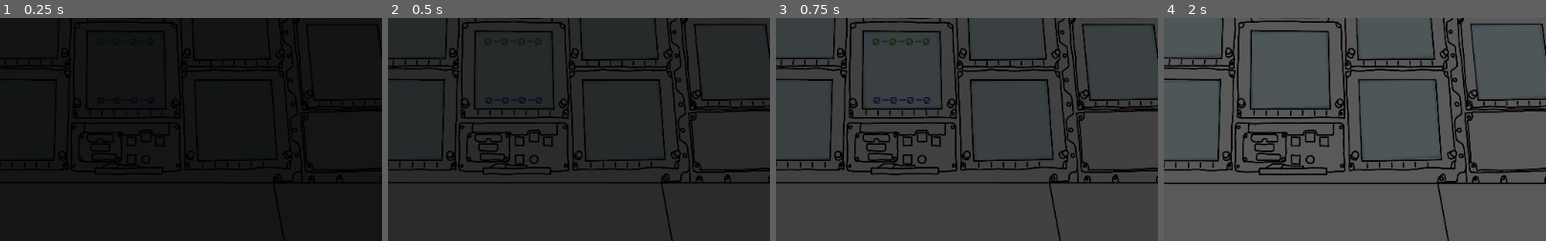
Above: before the commit, frames 1-4 (left to right).
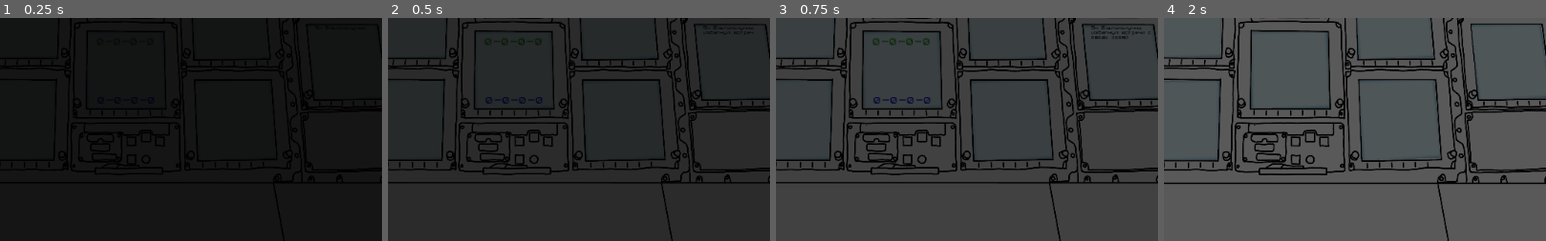
Above: after the commit, the same moments.

Repository: s3775599/BITS-clone
Game: Godot game, scene res://Scenes/Main.tscn
The game is run twice, just before and just after one commit, with the same random seed, the same clock (stepped at 60 frames per second) and the same inputs. This scene is started directly instead of the project's main scene.
Inputs (mouse positions are % of the whole screen's width and height, from its top left):
- Up to frame 1 (0.25 s): no input
- Up to frame 2 (0.5 s): no input
- Up to frame 3 (0.75 s): move the mouse to (72, 45) at 0.52 s; click (72, 45) at 0.67 s
- Up to frame 4 (2 s): move the mouse to (30, 55) at 1.27 s; hold Down (ui_down) from 1.28 s (still down); click (30, 55) at 1.42 s
The pictures show only the part of the screen within x 34-84%, y 16-66%; the shares and areas given below are measured in that part.

The runs differ from the first frame. In frame 2, less than 0.1% of the frame differs, in the area x 83-96%, y 3-8%; in frame 3, 0.2%, in the area x 82-98%, y 3-10%; in frame 4, nothing differs.

Commit message:
Main background extra effects
Scrolling text

Diff:
--- a/NightwatchDialogueSystem/Scenes/BackgroundMain.tscn
+++ b/NightwatchDialogueSystem/Scenes/BackgroundMain.tscn
@@ -1,18 +1,25 @@
-[gd_scene load_steps=7 format=2]
+[gd_scene load_steps=9 format=2]
 
 [ext_resource path="res://GFX/console.png" type="Texture" id=1]
 [ext_resource path="res://GFX/glassPanel.png" type="Texture" id=2]
 [ext_resource path="res://GFX/Fonts/PxPlus_IBM_CGAthin.ttf" type="DynamicFontData" id=3]
 
-[sub_resource type="DynamicFont" id=2]
+[sub_resource type="DynamicFont" id=1]
 size = 10
 use_filter = true
 font_data = ExtResource( 3 )
 
-[sub_resource type="Theme" id=3]
-default_font = SubResource( 2 )
+[sub_resource type="Theme" id=2]
+default_font = SubResource( 1 )
 
-[sub_resource type="RectangleShape2D" id=1]
+[sub_resource type="DynamicFont" id=3]
+size = 4
+font_data = ExtResource( 3 )
+
+[sub_resource type="Theme" id=4]
+default_font = SubResource( 3 )
+
+[sub_resource type="RectangleShape2D" id=5]
 extents = Vector2( 513.56, 301.349 )
 
 [node name="BackgroundMain" type="Area2D"]
@@ -62,7 +69,7 @@
 margin_top = 8.51566
 margin_right = 85.4276
 margin_bottom = 58.5157
-theme = SubResource( 3 )
+theme = SubResource( 2 )
 custom_colors/default_color = Color( 0.0235294, 0.560784, 0, 1 )
 bbcode_enabled = true
 bbcode_text = "0-0-0-0"
@@ -74,7 +81,7 @@
 margin_top = 81.6099
 margin_right = 85.5993
 margin_bottom = 91.6099
-theme = SubResource( 3 )
+theme = SubResource( 2 )
 custom_colors/default_color = Color( 0.00784314, 0, 0.823529, 1 )
 bbcode_enabled = true
 bbcode_text = "0-0-0-0"
@@ -102,6 +109,16 @@
 polygon = PoolVector2Array( 10.4435, 8.12536, 10.4737, 7.8744, 93.7848, 8.09399, 94.0873, 8.1881, 105.674, 99.1286, 105.492, 99.3168, 19.1264, 100.666, 18.9449, 100.477 )
 uv = PoolVector2Array( 0.25, 3.75, 4, 0.25, 95.25, 0.25, 99.75, 4.25, 99.75, 95.75, 95.25, 100, 4.25, 100, 0.25, 95.25 )
 
+[node name="RussianText" type="RichTextLabel" parent="BackgroundWallpaper/RightLeftGlass"]
+margin_left = 20.0
+margin_top = 9.0
+margin_right = 100.0
+margin_bottom = 101.0
+theme = SubResource( 4 )
+custom_colors/default_color = Color( 0, 0, 0, 1 )
+bbcode_enabled = true
+scroll_active = false
+
 [node name="RightRightGlass" type="Polygon2D" parent="BackgroundWallpaper"]
 position = Vector2( 1356.8, -774.669 )
 scale = Vector2( 5.53465, 4.54078 )
--- a/NightwatchDialogueSystem/Scenes/Control.tscn
+++ /dev/null
@@ -1,9 +0,0 @@
-[gd_scene load_steps=2 format=2]
-
-[ext_resource path="res://Scenes/JohnConsole.tscn" type="PackedScene" id=1]
-
-[node name="Control" type="Node"]
-
-[node name="Area2D" type="Area2D" parent="."]
-
-[node name="JohnConsole" parent="Area2D" instance=ExtResource( 1 )]
--- a/NightwatchDialogueSystem/Scenes/Intro.tscn
+++ b/NightwatchDialogueSystem/Scenes/Intro.tscn
@@ -64,7 +64,7 @@
 "times": PoolRealArray( 0, 2 ),
 "transitions": PoolRealArray( 1, 1 ),
 "update": 0,
-"values": [ Color( 1, 1, 1, 1 ), Color( 0, 0, 0, 1 ) ]
+"values": [ Color( 0.27451, 0.27451, 0.27451, 1 ), Color( 0, 0, 0, 1 ) ]
 }
 tracks/1/type = "value"
 tracks/1/path = NodePath("Crew/JohnConsole:modulate")
@@ -76,7 +76,7 @@
 "times": PoolRealArray( 0, 2 ),
 "transitions": PoolRealArray( 1, 1 ),
 "update": 0,
-"values": [ Color( 1, 1, 1, 1 ), Color( 0, 0, 0, 1 ) ]
+"values": [ Color( 0.27451, 0.27451, 0.27451, 1 ), Color( 0, 0, 0, 1 ) ]
 }
 tracks/2/type = "value"
 tracks/2/path = NodePath("Crew/BarryConsole:modulate")
@@ -88,7 +88,7 @@
 "times": PoolRealArray( 0, 2 ),
 "transitions": PoolRealArray( 1, 1 ),
 "update": 0,
-"values": [ Color( 1, 1, 1, 1 ), Color( 0, 0, 0, 1 ) ]
+"values": [ Color( 0.27451, 0.27451, 0.27451, 1 ), Color( 0, 0, 0, 1 ) ]
 }
 
 [sub_resource type="Animation" id=3]
@@ -138,6 +138,7 @@
 
 [node name="BackgroundIntro" parent="." instance=ExtResource( 2 )]
 editor/display_folded = true
+modulate = Color( 0, 0, 0, 1 )
 
 [node name="BackgroundWallpaper" parent="BackgroundIntro" index="0"]
 editor/display_folded = true
@@ -147,19 +148,18 @@
 margin_bottom = 40.0
 
 [node name="BarryPopup" parent="Popups" instance=ExtResource( 3 )]
-visible = false
 
 [node name="JohnPopup" parent="Popups" instance=ExtResource( 4 )]
-visible = false
 
 [node name="PlayerPopup" parent="Popups" instance=ExtResource( 5 )]
-visible = false
 
 [node name="Crew" type="Node2D" parent="."]
 
 [node name="JohnConsole" parent="Crew" instance=ExtResource( 6 )]
+modulate = Color( 0, 0, 0, 1 )
 
 [node name="BarryConsole" parent="Crew" instance=ExtResource( 7 )]
+modulate = Color( 0, 0, 0, 1 )
 
 [node name="JohnClose" parent="Crew" instance=ExtResource( 8 )]
 
--- a/NightwatchDialogueSystem/Scenes/Main.tscn
+++ b/NightwatchDialogueSystem/Scenes/Main.tscn
@@ -60,7 +60,6 @@
 [node name="JohnPopup" parent="Popups" instance=ExtResource( 4 )]
 
 [node name="PlayerPopup" parent="Popups" instance=ExtResource( 5 )]
-visible = false
 
 [node name="Crew" type="Node2D" parent="."]
 
--- a/NightwatchDialogueSystem/Scenes/PlayerPopup.tscn
+++ b/NightwatchDialogueSystem/Scenes/PlayerPopup.tscn
@@ -13,7 +13,6 @@
 default_font = SubResource( 1 )
 
 [node name="PlayerPopup" type="Popup"]
-visible = true
 anchor_left = 0.5
 anchor_top = 1.0
 anchor_right = 0.5
@@ -37,6 +36,7 @@
 self_modulate = Color( 0.235294, 0.235294, 0.235294, 1 )
 margin_right = 460.0
 margin_bottom = 350.0
+grow_vertical = 0
 size_flags_horizontal = 3
 size_flags_vertical = 3
 texture = ExtResource( 3 )
--- /dev/null
+++ b/NightwatchDialogueSystem/Scenes/TypewriterText.tscn
@@ -0,0 +1,6 @@
+[gd_scene load_steps=2 format=2]
+
+[ext_resource path="res://Scripts/TypewriterText.gd" type="Script" id=1]
+
+[node name="TypewriterText" type="Node"]
+script = ExtResource( 1 )
--- a/NightwatchDialogueSystem/Scenes/test.tscn
+++ /dev/null
@@ -1,16 +0,0 @@
-[gd_scene load_steps=3 format=2]
-
-[ext_resource path="res://Main.gd" type="Script" id=1]
-[ext_resource path="res://Scenes/JohnConsole.tscn" type="PackedScene" id=2]
-
-[node name="Main" type="Control"]
-anchor_right = 1.0
-anchor_bottom = 1.0
-mouse_filter = 1
-script = ExtResource( 1 )
-
-[node name="Node2D" type="Node2D" parent="."]
-
-[node name="JohnConsole" parent="Node2D" instance=ExtResource( 2 )]
-[connection signal="input_event" from="Node2D/JohnConsole" to="." method="_on_JohnConsole_input_event"]
-[connection signal="mouse_entered" from="Node2D/JohnConsole" to="." method="_on_JohnConsole_mouse_entered"]
--- a/NightwatchDialogueSystem/Scripts/DialoguePopup.gd
+++ b/NightwatchDialogueSystem/Scripts/DialoguePopup.gd
@@ -107,11 +107,11 @@
 				if Global.player_popup.visible:
 					$VBoxContainer.rect_size = Vector2(460, 300)
 				else:
-					$VBoxContainer.rect_size = Vector2(460, 320)
+					$VBoxContainer.rect_size = Vector2(460, 340)
 				button3.visible = true
 				if n > 4:
 					if Global.player_popup.visible:
-						$VBoxContainer.rect_size = Vector2(460, 340)
+						$VBoxContainer.rect_size = Vector2(460, 360)
 					else:
 						$VBoxContainer.rect_size = Vector2(460, 360)
 					button4.visible = true
--- a/NightwatchDialogueSystem/Scripts/Main.gd
+++ b/NightwatchDialogueSystem/Scripts/Main.gd
@@ -22,6 +22,7 @@
 	Global.intro = false
 	Global.can_click = true
 	$AnimationPlayer.play('FadeIn')
+	play_russian_text()
 
 
 # This function updates every frame
@@ -192,3 +193,30 @@
 			Global.hide_john()
 		Global.show_barry()
 		$Popups/BarryPopup.set_text(barry_dialogue.barry_dialogues("1"))
+
+func play_russian_text():
+	var node = $BackgroundMain/BackgroundWallpaper/RightLeftGlass/RussianText
+	var russian_text = ["Он благополучно избегнул встречи с своею хозяйкой на лестнице. Каморка его приходилась под самою кровлей высокого пятиэтажного дома и походила более на шкаф, чем на квартиру. Квартирная же хозяйка его, у которой он нанимал эту каморку с обедом и прислугой", "помещалась одною лестницей ниже, в отдельной квартире, и каждый раз, при выходе на улицу, ему непременно надо было проходить мимо хозяйкиной кухни, почти всегда настежь отворенной на лестницу. И каждый раз молодой человек, проходя мимо, чувствовал какое-то болезненное и", "трусливое ощущение, которого стыдился и от которого морщился. Он был должен кругом хозяйке и боялся с нею встретиться. Не то чтоб он был так труслив и забит, совсем даже напротив; но с некоторого времени он был в раздражительном и напряженном состоянии, похожем на ипохондрию."]
+#	var text = "Он благополучно избегнул встречи с своею хозяйкой на лестнице. Каморка его приходилась под самою кровлей высокого пятиэтажного дома и походила более на шкаф, чем на квартиру. Квартирная же хозяйка его, у которой он нанимал эту каморку с обедом и прислугой"
+	while true:
+		for text in russian_text:
+			background_text_display(text, node)
+			t.set_wait_time(5)
+			t.set_one_shot(true)
+			self.add_child(t)
+			t.start()
+			yield(t, "timeout")
+
+
+func background_text_display(text, display_node):
+	$BackgroundMain/BackgroundWallpaper/RightLeftGlass/RussianText.bbcode_text = String("")
+	#create a timer to print text like a typewriter
+	var t = Timer.new()
+	t.set_wait_time(.005)
+	t.set_one_shot(true)
+	self.add_child(t)
+	for letter in text:
+		t.start()
+		print(letter)
+		display_node.bbcode_text += String(letter)
+		yield(t, "timeout")
--- /dev/null
+++ b/NightwatchDialogueSystem/Scripts/TypewriterText.gd
@@ -0,0 +1,25 @@
+extends Node
+
+"""
+The following function is code adapted from:
+
+	Godotengine.org. (2017).
+	Writing to screen one letter at a time like a typewriter? - Godot Engine - Q&A. [online]
+	Available at: https://godotengine.org/qa/17327/writing-to-screen-one-letter-at-a-time-like-a-typewriter
+	[Accessed 19 Oct. 2019].
+
+"""
+func typewriter_text(display_text):
+	# Create a timer to print text like a typewriter
+	var t = Timer.new()
+	t.set_wait_time(.005)
+	t.set_one_shot(true)
+	self.add_child(t)
+	# Prints each individual letter according to Timer length
+	for letter in text:
+			t.start()
+			print(letter)
+			display_text.bbcode_text += String(letter)
+			yield(t, "timeout")
+"""
+"""
Not shown: 1 places in NightwatchDialogueSystem/Scenes/BackgroundMain.tscn that only renumber resources
